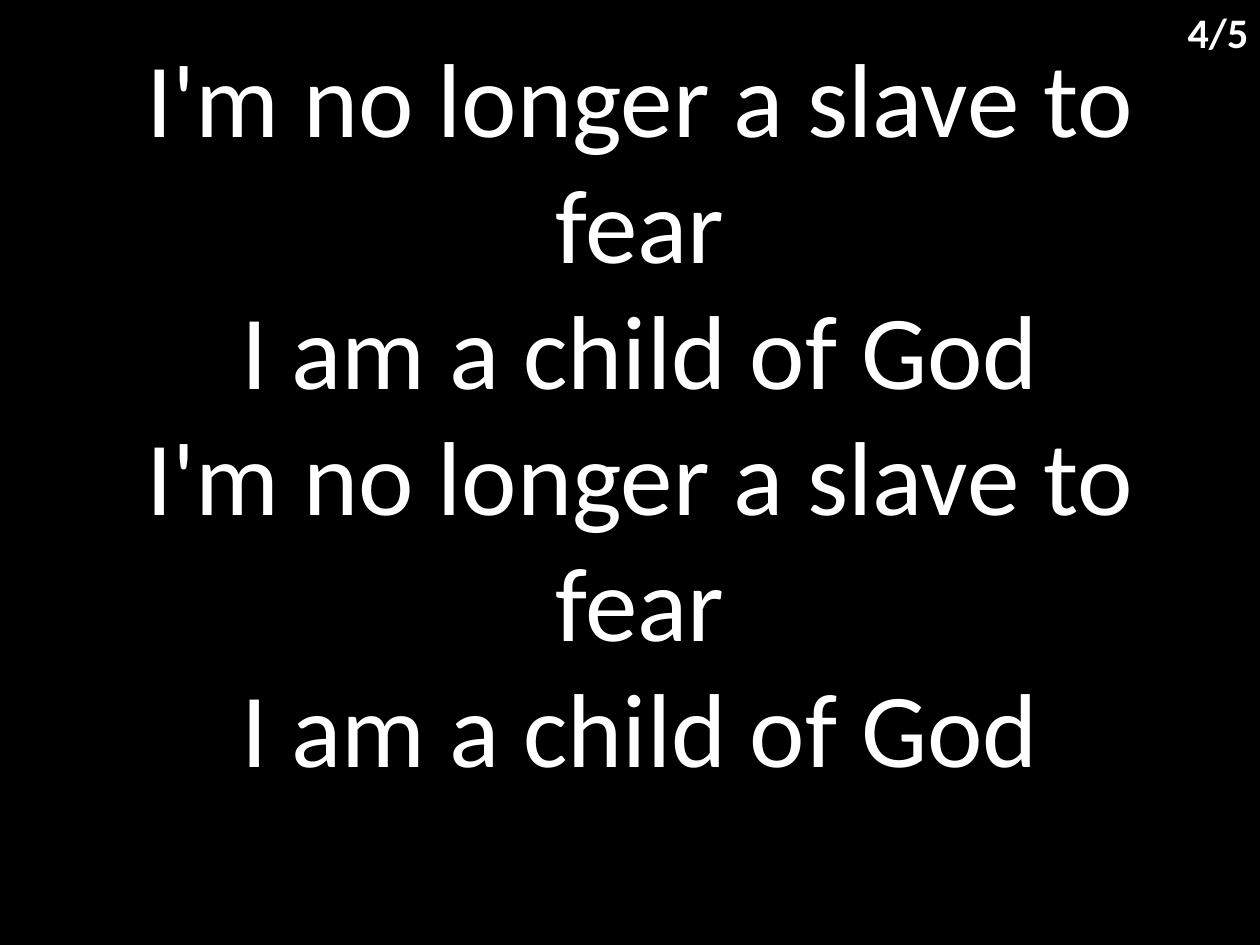
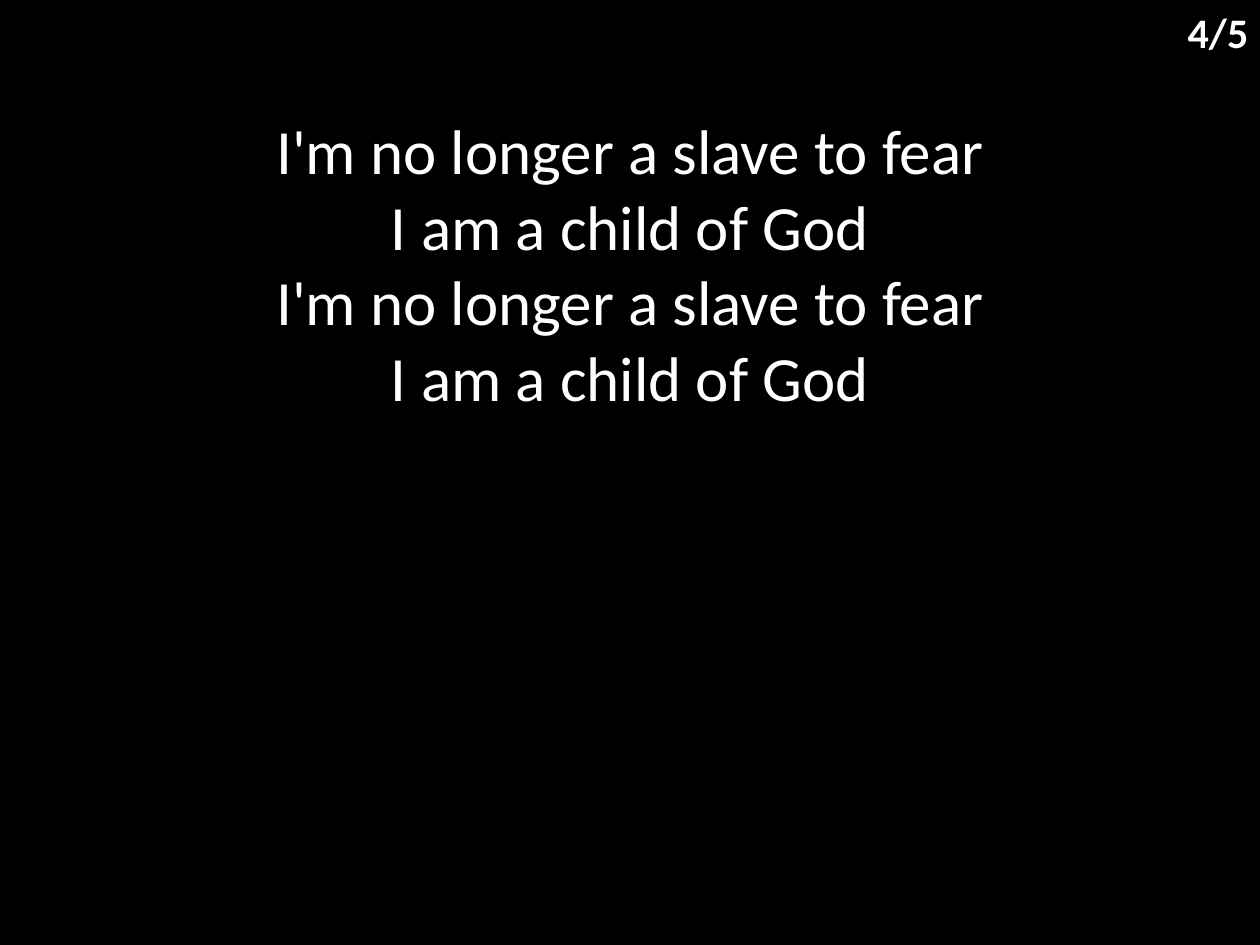
Before and after one commit to hoo-are-ya/worship, a slide deck: slide 5 of docs/songs/no longer slaves.pptx. Drawn at 1260x945 pixels with LibreOffice and Linux fonts; fonts in the diff are those of the drawing. Boxes give left, top, right and bottom in pixels: in the first picture for what was removed or moved away, otherwise in the second. Text is boxed around its words. In the diff, an @@ line names an element or a change of style, - is before the commit and + after.

```diff
--- a/docs/songs/no longer slaves.pptx
+++ b/docs/songs/no longer slaves.pptx
@@ subtitle "I'm no longer a slave ...": place and size @@
-subtitle "I'm no longer a slave ..." at bbox=[146, 64, 1133, 768]
+subtitle "I'm no longer a slave ..." at bbox=[276, 130, 983, 402]
@@ subtitle "I'm no longer a slave ..." at bbox=[276, 130, 983, 402]: size 60 to 36 pt; less space between paragraphs @@
```
Also in this commit, not shown: 4 other slides changed, 5 other files.
